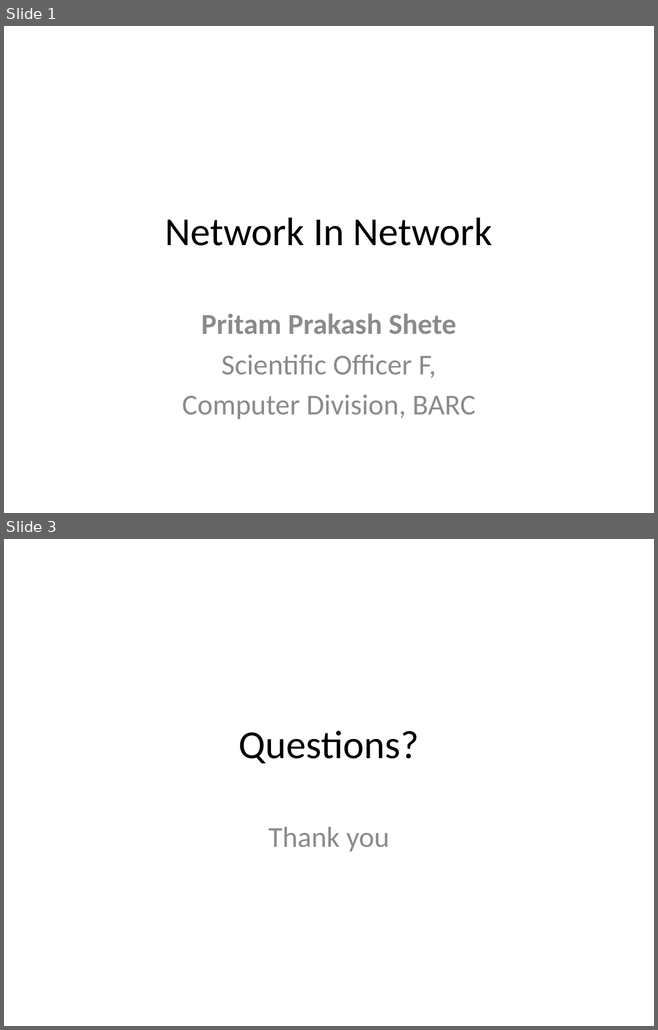
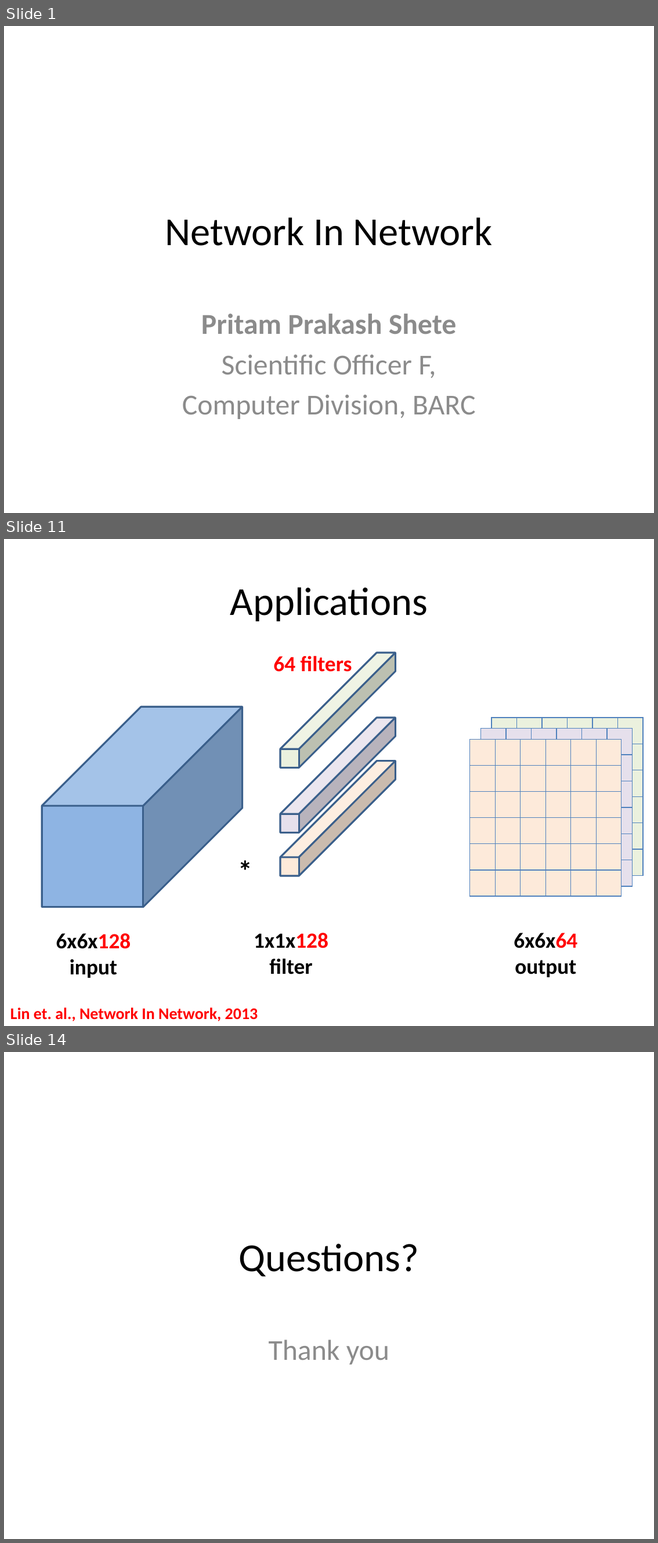
Before and after one commit to look4pritam/ArtificialIntelligence, a slide deck: presentations/CNN/NetworkInNetwork.pptx. Shown one above the other, each under a label of ours: slides 1 and 3 before the commit, slides 1, 11 and 14 after it; the slides between them are not shown. The pictures are 658x1030 and 658x1543 pixels, drawn with LibreOffice and Linux fonts; fonts in the diff are those of the drawing. Boxes give left, top, right and bottom in pixels: in the first picture for what was removed or moved away, otherwise in the second. Text is boxed around its words. In the diff, an @@ line names an element or a change of style, - is before the commit and + after.

Commit message:
Network in network is added.

```diff
--- a/presentations/CNN/NetworkInNetwork.pptx
+++ b/presentations/CNN/NetworkInNetwork.pptx
@@ slide 11 added at [4, 539, 654, 1026], background #FFFFFF @@
@@ title added at [230, 587, 427, 621], 44 pt, text #000000 @@
+Applications
@@ text added at [273, 656, 352, 677], 24 pt, text #FF0000, bold @@
+64 filters
@@ cube added at [280, 653, 395, 768], fill #EBF1DE, outline #3A5F8C 2 pt @@
@@ cube added at [42, 707, 242, 907], fill #8EB4E3, outline #3A5F8C 2 pt @@
@@ cube added at [280, 718, 395, 832], fill #E6E0EC, outline #3A5F8C 2 pt @@
@@ table added at [480, 729, 632, 886], 6 rows, 6 columns @@
+ |  |  |  |  | 
+ |  |  |  |  | 
+ |  |  |  |  | 
+ |  |  |  |  | 
+ |  |  |  |  | 
+ |  |  |  |  | 
@@ table added at [491, 718, 643, 875], 6 rows, 6 columns @@
+ |  |  |  |  | 
+ |  |  |  |  | 
+ |  |  |  |  | 
+ |  |  |  |  | 
+ |  |  |  |  | 
+ |  |  |  |  | 
@@ table added at [470, 739, 622, 896], 6 rows, 6 columns @@
+ |  |  |  |  | 
+ |  |  |  |  | 
+ |  |  |  |  | 
+ |  |  |  |  | 
+ |  |  |  |  | 
+ |  |  |  |  | 
@@ cube added at [280, 761, 395, 876], fill #FDEADA, outline #3A5F8C 2 pt @@
@@ text added at [231, 849, 259, 891], 32 pt, text #000000, bold @@
+*
@@ text added at [56, 933, 131, 978], 24 pt, text #000000, bold @@
+6x6x128 input
@@ text added at [253, 933, 328, 975], 24 pt, text #000000, bold @@
+1x1x128
+filter
@@ text added at [513, 933, 577, 977], 24 pt, text #000000, bold @@
+6x6x64
+output
@@ text added at [10, 1008, 258, 1022], 18 pt, text #FF0000, bold @@
+Lin et. al., Network In Network, 2013
@@ what was slide 3 is now slide 14 @@
```
Also in this commit, not shown: 11 other slides added, 1 slide removed.
